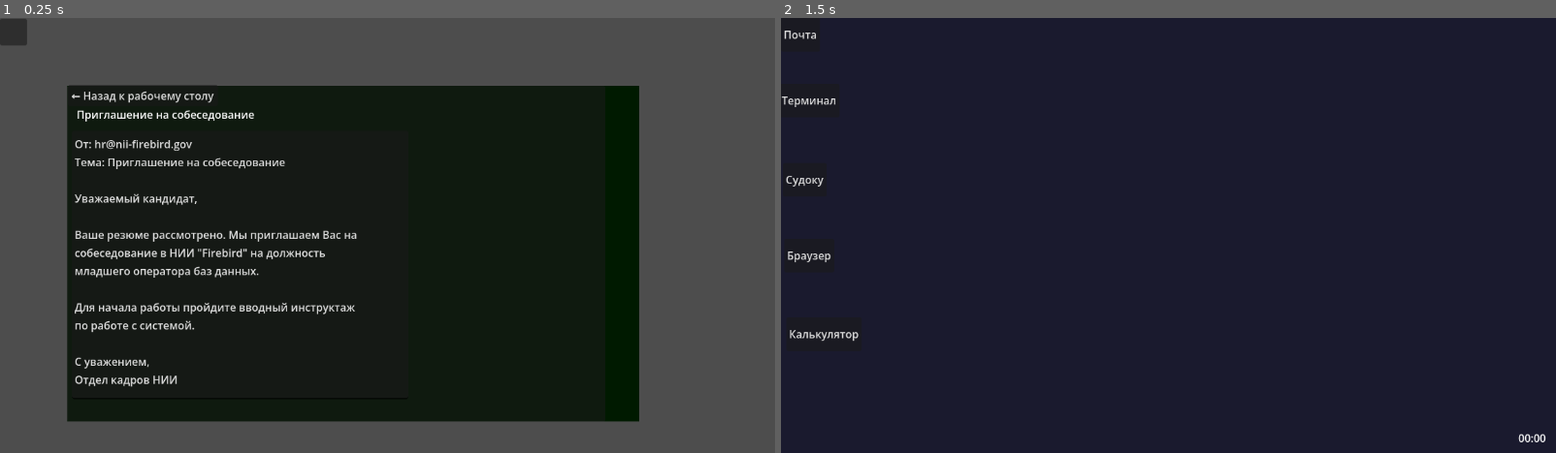
Above: before the commit, frames 1-2 (left to right).
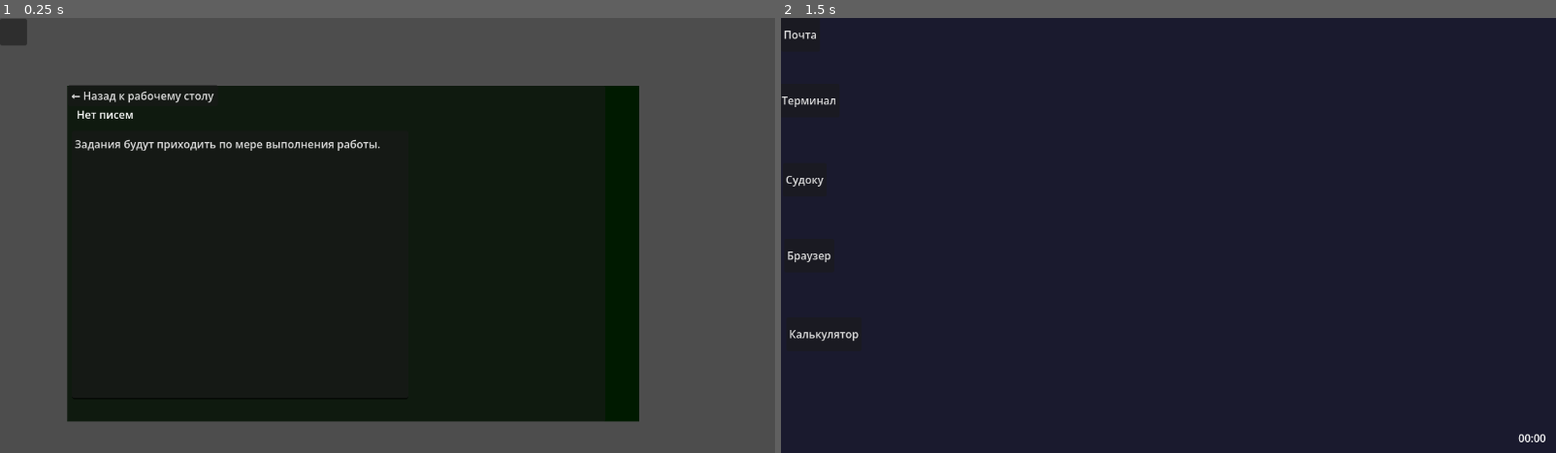
Above: after the commit, the same moments.

Repository: shabalingv-rgb/firebird-protocol
Game: Godot game, scene res://scenes/email/email_client.tscn
Same seed, same stepped clock (60 frames per second), same inputs: the game is played once before the commit and once after it. This scene is started directly instead of the project's main scene.
Inputs:
- Up to frame 1 (0.25 s): no input
- Up to frame 2 (1.5 s): click "← Назад к рабочему столу" at 0.5 s; click "Почта" at 1.25 s

The runs differ from the first frame. In frame 1, 2.9% of the frame differs, in the area x 9-50%, y 21-85%; in frame 2, nothing differs.

Commit message:
Add Quest Manager system with task validation
Добавлена первая версия Менеджера квестов, при новой игре поступают письма и выдается первый квест.

Diff:
--- a/project.godot
+++ b/project.godot
@@ -18,6 +18,8 @@
 [autoload]
 
 GameState="*uid://83ilcgee0xpc"
+QuestManager="*uid://qvhnca2clj38"
+EmailSystem="*uid://cje5bc56xghjs"
 
 [physics]
 
--- a/scenes/email/email_client.gd
+++ b/scenes/email/email_client.gd
@@ -1,7 +1,35 @@
 extends Control
 
+@onready var subject_label = $EmailHeader/SubjectLabel
+@onready var body_label = $EmailBody
+@onready var back_button = $EmailHeader/BackButton
+
 func _ready():
-	$EmailHeader/BackButton.pressed.connect(_on_back_pressed)
+	back_button.pressed.connect(_on_back_pressed)
+
+	# Проверяем, есть ли письма
+	if EmailSystem.inbox.size() == 0:
+		print("⚠️ Входящих писем нет!")
+		subject_label.text = "Нет писем"
+		body_label.text = "Задания будут приходить по мере выполнения работы."
+		return
+
+	load_first_unread_email()
+
+func load_first_unread_email():
+	for email in EmailSystem.inbox:
+		if not email.read:
+			show_email(email)
+			return
+
+	# Если все прочитаны, покажем последнее
+	if EmailSystem.inbox.size() > 0:
+		show_email(EmailSystem.inbox[-1])
+
+func show_email(email: Dictionary):
+	subject_label.text = email.subject
+	body_label.text = email.body
+	EmailSystem.mark_as_read(email)
 
 func _on_back_pressed():
 	get_tree().change_scene_to_file("res://scenes/desktop/desktop.tscn")
--- a/scenes/main_menu/main_menu.gd
+++ b/scenes/main_menu/main_menu.gd
@@ -21,10 +21,13 @@
 
 func _on_new_game_pressed():
 	print("Запуск новой игры...")
-	# Сброс нарушений для новой игры
 	GameState.reset_violations()
-	GameState.current_day = 0
-	# Переход к сцене "Нулевого дня" (пока заглушка)
+	GameState.current_day = 1
+
+	# ⭐ Создаём письма с заданиями
+	QuestManager.issue_quests_for_day(1)
+
+	# Переход на рабочий стол
 	get_tree().change_scene_to_file("res://scenes/desktop/desktop.tscn")
 
 func _on_continue_game_pressed():
--- a/scenes/terminal/terminal.gd
+++ b/scenes/terminal/terminal.gd
@@ -107,6 +107,15 @@
 		append_output("⚠️ ОШИБКА: Неизвестная команда", Color.RED)
 		append_output("Введите HELP для списка доступных команд")
 
+	# Проверяем выполнение задания
+	var quest_result = QuestManager.check_quest_completion([], query)
+	if quest_result.completed:
+		append_output("")
+		append_output("═══════════════════════════════════════", Color.YELLOW)
+		append_output(quest_result.message, Color.GREEN)
+		append_output("═══════════════════════════════════════", Color.YELLOW)
+		append_output("")
+
 func is_forbidden_command(query: String) -> bool:
 	var forbidden = ["DROP", "TRUNCATE", "ALTER", "CREATE", "GRANT", "REVOKE"]
 	for cmd in forbidden:
@@ -191,6 +200,15 @@
 	display_results(data)
 	append_output("")
 	append_output("Строк: %d" % data.size(), Color.YELLOW)
+
+		# Проверяем выполнение задания
+	var quest_result = QuestManager.check_quest_completion(data, query)
+	if quest_result.completed:
+		append_output("")
+		append_output("═══════════════════════════════════════", Color.YELLOW)
+		append_output(quest_result.message, Color.GREEN)
+		append_output("═══════════════════════════════════════", Color.YELLOW)
+		append_output("")
 
 func apply_where_filter(data: Array, where_clause: String) -> Array:
 	var filtered: Array = []
--- /dev/null
+++ b/scripts/system/email_system.gd
@@ -0,0 +1,27 @@
+extends Node
+
+var inbox: Array[Dictionary] = []
+var current_email: Dictionary = {}
+
+func _ready():
+	print("📧 Email System загружена!")
+
+func add_email(email: Dictionary):
+	inbox.append(email)
+	print("  Входящее письмо: ", email.subject)
+
+func get_unread_count() -> int:
+	var count = 0
+	for email in inbox:
+		if not email.read:
+			count += 1
+	return count
+
+func get_email_by_id(email_id: String) -> Dictionary:
+	for email in inbox:
+		if email.get("quest_id") == email_id:
+			return email
+	return {}
+
+func mark_as_read(email: Dictionary):
+	email.read = true
--- /dev/null
+++ b/scripts/system/quest_manager.gd
@@ -0,0 +1,179 @@
+extends Node
+
+# Текущие активные задания
+var active_quests: Array[Dictionary] = []
+var completed_quests: Array[String] = []
+
+# База всех заданий
+var quest_database: Array[Dictionary] = [
+	{
+		"id": "day1_find_high_salary",
+		"title": "Найти высокооплачиваемых сотрудников",
+		"description": "Найдите всех сотрудников с зарплатой выше 80000",
+		"sql_template": "SELECT * FROM employees WHERE salary > 80000",
+		"expected_rows": 2,
+		"difficulty": "easy",
+		"day": 1,
+		"story_flags": {
+			"day1_completed": true
+		}
+	},
+	{
+		"id": "day2_count_by_department",
+		"title": "Статистика по отделам",
+		"description": "Посчитайте количество сотрудников в каждом отделе",
+		"sql_template": "SELECT department, COUNT(*) FROM employees GROUP BY department",
+		"expected_rows": 3,
+		"difficulty": "medium",
+		"day": 2,
+		"story_flags": {
+			"day2_completed": true
+		}
+	},
+	{
+		"id": "day3_find_suspicious",
+		"title": "Подозрительные записи",
+		"description": "Найдите сотрудников, у которых зарплата выше средней по отделу",
+		"sql_template": "SELECT e1.* FROM employees e1 WHERE e1.salary > (SELECT AVG(salary) FROM employees e2 WHERE e2.department = e1.department)",
+		"expected_rows": 2,
+		"difficulty": "hard",
+		"day": 3,
+		"moral_choice": true,
+		"story_flags": {
+			"found_anomalies": true,
+			"reported_anomalies": false
+		}
+	}
+]
+
+func _ready():
+	print(" Quest Manager загружен!")
+	print("Активных заданий: ", quest_database.size())
+	# Загружаем задания для текущего дня
+	load_quests_for_day(GameState.current_day)
+
+func load_quests_for_day(day: int):
+	print("📅 Загружаем задания для дня: ", day)
+	active_quests.clear()
+
+	for quest in quest_database:
+		print("  Проверяем задание: ", quest.id, " (день ", quest.day, ")")
+		if quest.day == day and not completed_quests.has(quest.id):
+			active_quests.append(quest)
+			print("    ✅ Добавлено активное задание: ", quest.title)
+
+	print("  Всего активных заданий: ", active_quests.size())
+
+func check_quest_completion(query_data: Array, query: String) -> Dictionary:
+	var result = {
+		"completed": false,
+		"quest_id": null,
+		"message": ""
+	}
+
+	print("🔍 Проверяем задание...")
+	print("  Активных заданий: ", active_quests.size())
+	print("  Запрос игрока: ", query)
+
+	for quest in active_quests:
+		print("  Проверяем шаблон: ", quest.sql_template)
+
+		if is_query_similar(query, quest.sql_template):
+			print("  ✅ Запрос похож на шаблон!")
+			if validate_result(query_data, quest):
+				print("  ✅ Результат валиден!")
+				complete_quest(quest.id)
+				result.completed = true
+				result.quest_id = quest.id
+				result.message = "✅ Задание выполнено: " + quest.title
+
+				# Устанавливаем флаги сюжета
+				for flag in quest.story_flags.keys():
+					GameState.set_flag(flag, quest.story_flags[flag])
+
+	return result
+
+
+func is_query_similar(user_query: String, template: String) -> bool:
+	# Нормализуем: убираем точку с запятой, пробелы, приводим к верхнему регистру
+	var norm_user = user_query.to_upper().replace(";", "").strip_edges()
+	var norm_template = template.to_upper().replace(";", "").strip_edges()
+
+	# Убираем множественные пробелы
+	while norm_user.contains("  "):
+		norm_user = norm_user.replace("  ", " ")
+	while norm_template.contains("  "):
+		norm_template = norm_template.replace("  ", " ")
+
+	print("  Нормализованный запрос: '", norm_user, "'")
+	print("  Нормализованный шаблон: '", norm_template, "'")
+	print("  Совпадение: ", norm_user == norm_template)
+
+	return norm_user == norm_template
+
+func validate_result(query_data: Array, quest: Dictionary) -> bool:
+	# Проверяем количество строк
+	return query_data.size() >= quest.expected_rows
+
+func complete_quest(quest_id: String):
+	completed_quests.append(quest_id)
+
+	for i in range(active_quests.size()):
+		if active_quests[i].id == quest_id:
+			active_quests.remove_at(i)
+			break
+
+	print("Задание выполнено: ", quest_id)
+
+	# Проверяем, все ли задания дня выполнены
+	if active_quests.is_empty():
+		on_day_completed()
+
+func on_day_completed():
+	print("День ", GameState.current_day, " завершён!")
+	GameState.advance_game_time(8) # 8 часов рабочего дня
+	# Здесь можно отправить новое письмо или перейти к следующему дню
+
+func issue_quests_for_day(day: int):
+	print("📬 Выдаём задания на день ", day)
+
+	for quest in quest_database:
+		if quest.day == day and not completed_quests.has(quest.id):
+			create_quest_email(quest)
+			active_quests.append(quest)
+
+func create_quest_email(quest: Dictionary):
+	# Создаём письмо с заданием
+	var email = {
+		"from": "manager@nii-firebird.gov",
+		"subject": "Задание: " + quest.title,
+		"body": """
+Уважаемый сотрудник,
+
+Ваше задание на сегодня:
+
+{description}
+
+Требования:
+- Выполните SQL-запрос в терминале
+- Убедитесь в корректности результатов
+- Отправьте отчёт после выполнения
+
+С уважением,
+Ваш руководитель
+
+---
+ID задания: {id}
+Сложность: {difficulty}
+		""".format({
+			"description": quest.description,
+			"id": quest.id,
+			"difficulty": quest.difficulty
+		}),
+		"quest_id": quest.id,
+		"read": false
+	}
+
+	# Добавляем в систему почты
+	EmailSystem.add_email(email)
+	print("  📧 Создано письмо с заданием: ", quest.title)
Not shown, added: scripts/system/email_system.gd.uid
Not shown, added: scripts/system/quest_manager.gd.uid
